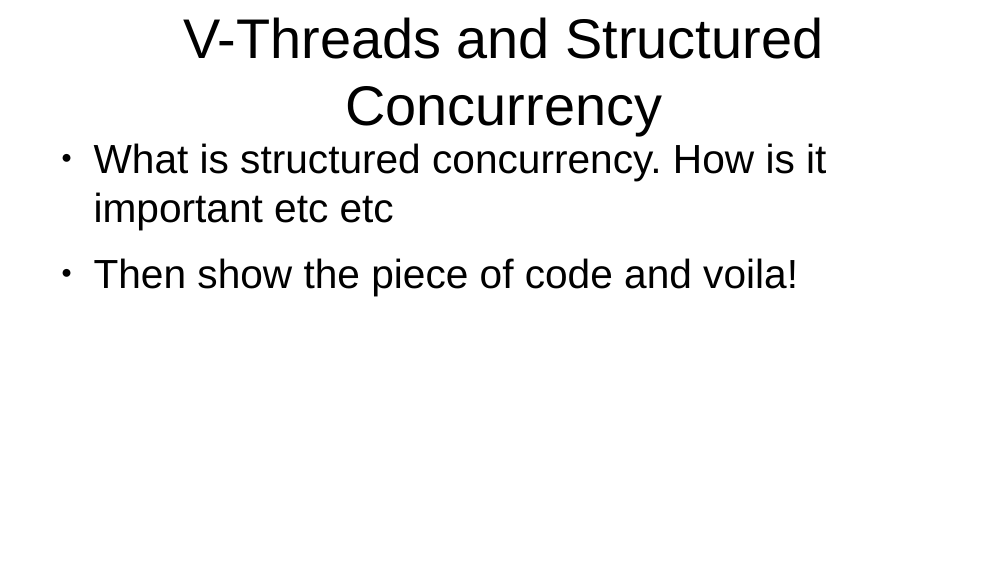
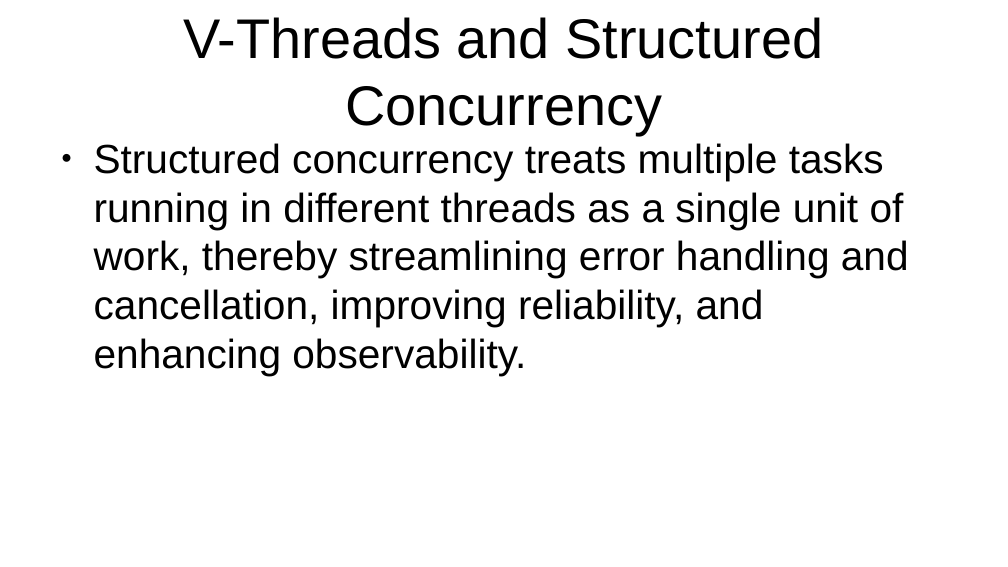
Before and after one commit to muchiri08/saf_concurency_prntn, a slide deck: slide 14 of JavaConcurrency.odp. Drawn at 1008x567 pixels with LibreOffice and Linux fonts; fonts in the diff are those of the drawing. Boxes give left, top, right and bottom in pixels: in the first picture for what was removed or moved away, otherwise in the second. Text is boxed around its words. In the diff, an @@ line names an element or a change of style, - is before the commit and + after.

```diff
--- a/JavaConcurrency.odp
+++ b/JavaConcurrency.odp
@@ text at [94, 143, 909, 376]: text changed @@
-● What is structured concurrency. How is it important etc etc
-● Then show the piece of code and voila!
+● Structured concurrency treats multiple tasks running in different threads as a single unit of work, thereby streamlining error handling and cancellation, improving reliability, and enhancing observability.
```
Also in this commit, not shown: 4 other slides changed, 3 other files.
